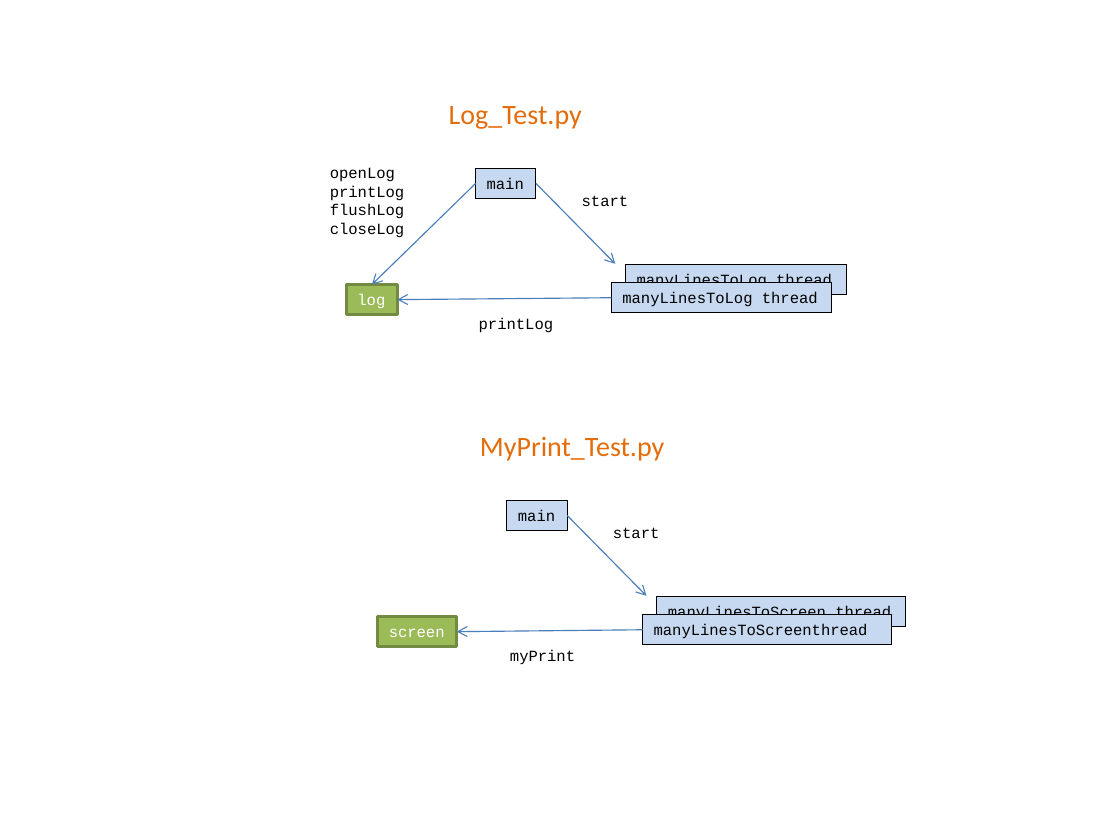
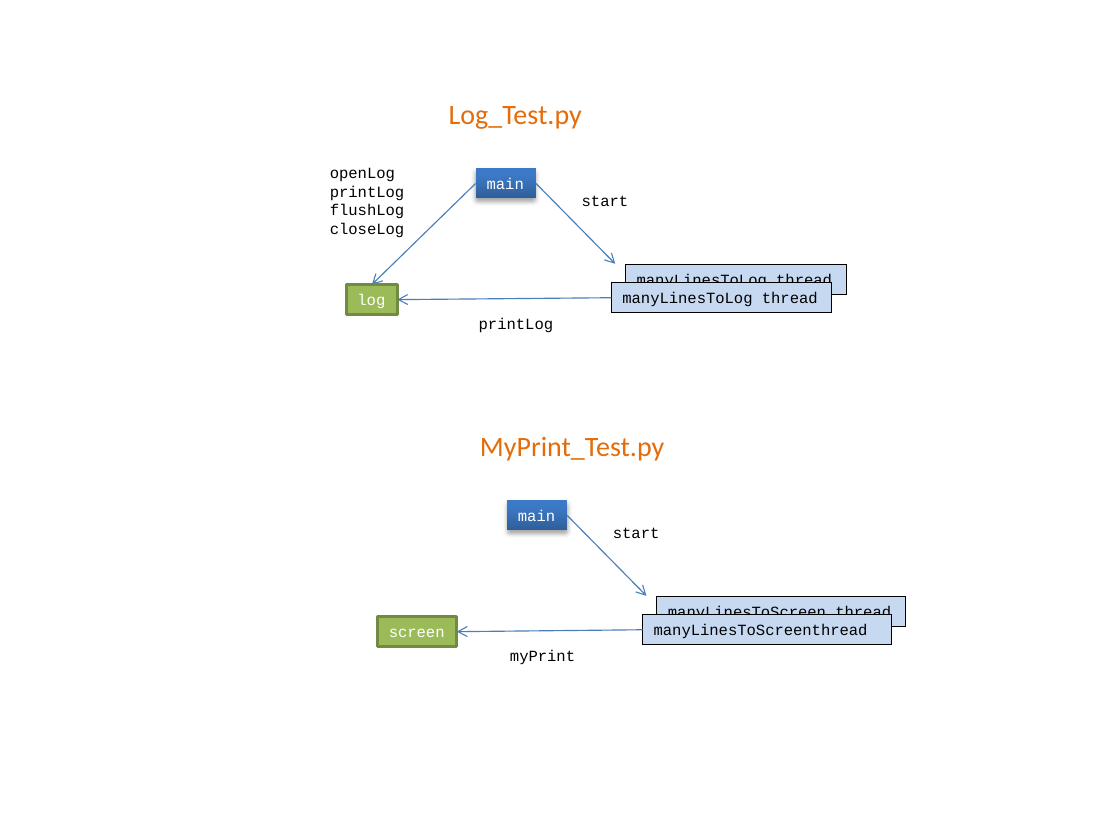
Before and after one commit to mlozborne/motin, a slide deck: slide 3 of Scripting/ScriptingDocumenation/DesignDiagrams.pptx. Drawn at 1120x840 pixels with LibreOffice and Linux fonts; fonts in the diff are those of the drawing. Boxes give left, top, right and bottom in pixels: in the first picture for what was removed or moved away, otherwise in the second. Text is boxed around its words. In the diff, an @@ line names an element or a change of style, - is before the commit and + after.

```diff
--- a/Scripting/ScriptingDocumenation/DesignDiagrams.pptx
+++ b/Scripting/ScriptingDocumenation/DesignDiagrams.pptx
@@ rectangle "main" at (x1=476, y1=168, x2=536, y2=198): text colour #000000 to #FFFFFF; fill #C6D9F1 to gradient #2F5F99 to #3D7CC7 to #3A7CCB; outline #000000 0.75 pt to none; shadow on @@
@@ rectangle "main" at (x1=507, y1=501, x2=568, y2=531): text colour #000000 to #FFFFFF; fill #C6D9F1 to gradient #2F5F99 to #3D7CC7 to #3A7CCB; outline #000000 0.75 pt to none; shadow on @@
```
Also in this commit, not shown: 7 other slides changed, 4 other files.
